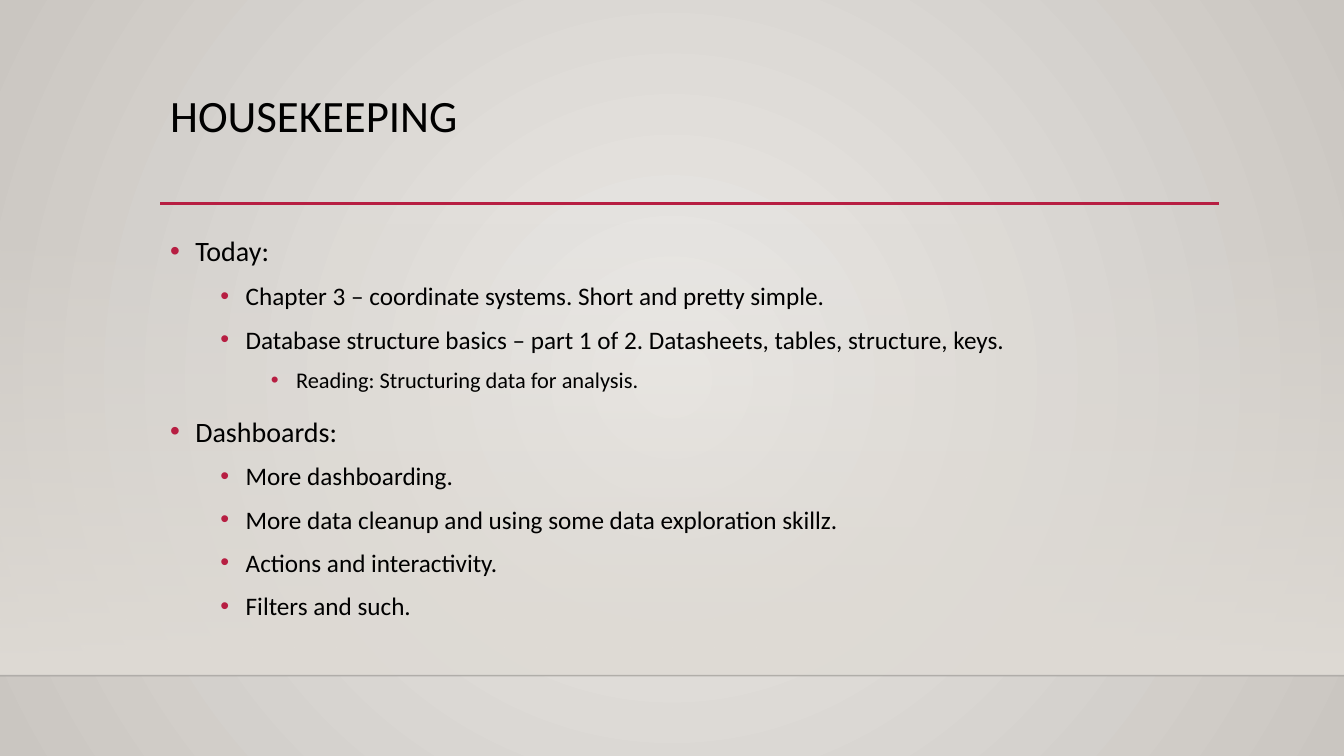
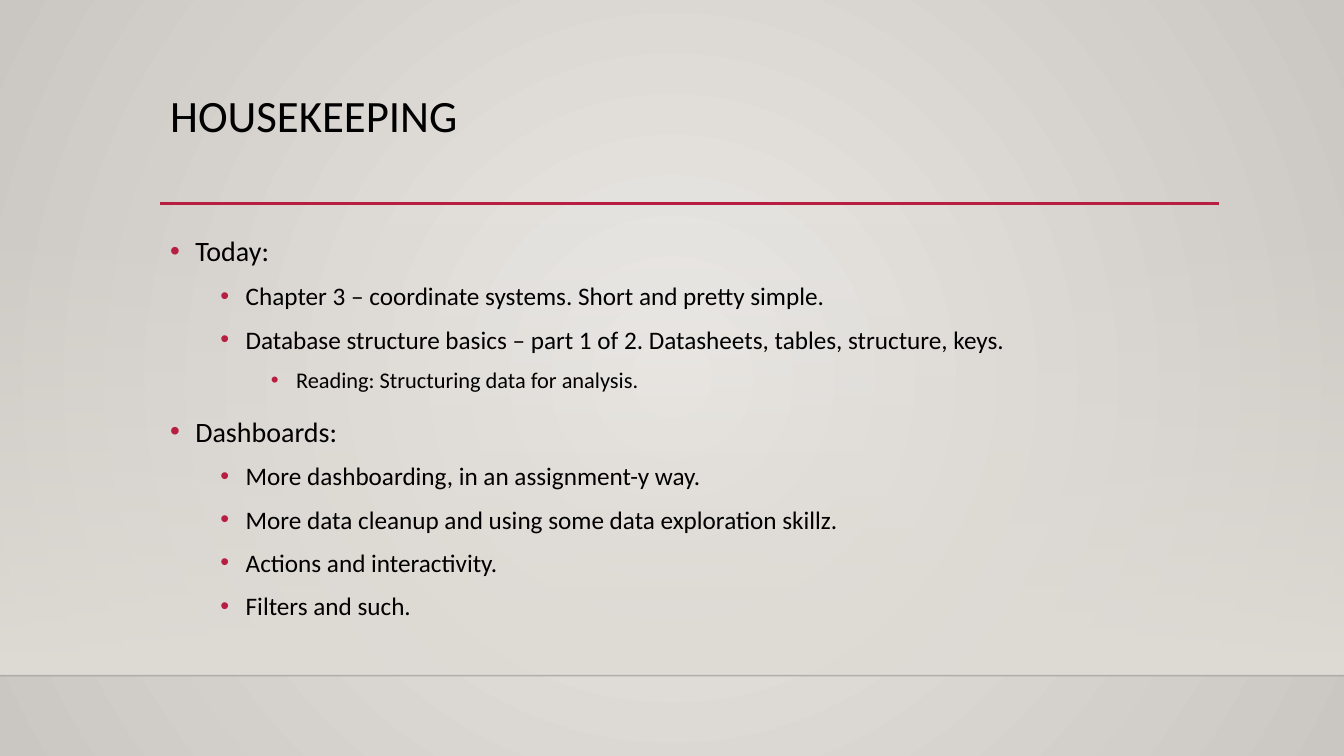
Before and after one commit to AkeemSemper/ml_datasets, a slide deck: slide 1 of slides/chapter_3.pptx. Drawn at 1344x756 pixels with LibreOffice and Linux fonts; fonts in the diff are those of the drawing; background and template pictures are left out. Boxes give left, top, right and bottom in pixels: in the first picture for what was removed or moved away, otherwise in the second. Text is boxed around its words. In the diff, an @@ line names an element or a change of style, - is before the commit and + after.

```diff
--- a/slides/chapter_3.pptx
+++ b/slides/chapter_3.pptx
@@ text at (x1=246, y1=467, x2=700, y2=490): text changed @@
-  • More dashboarding.
+  • More dashboarding, in an assignment-y way.
```
Also in this commit, not shown: 4 other files.
